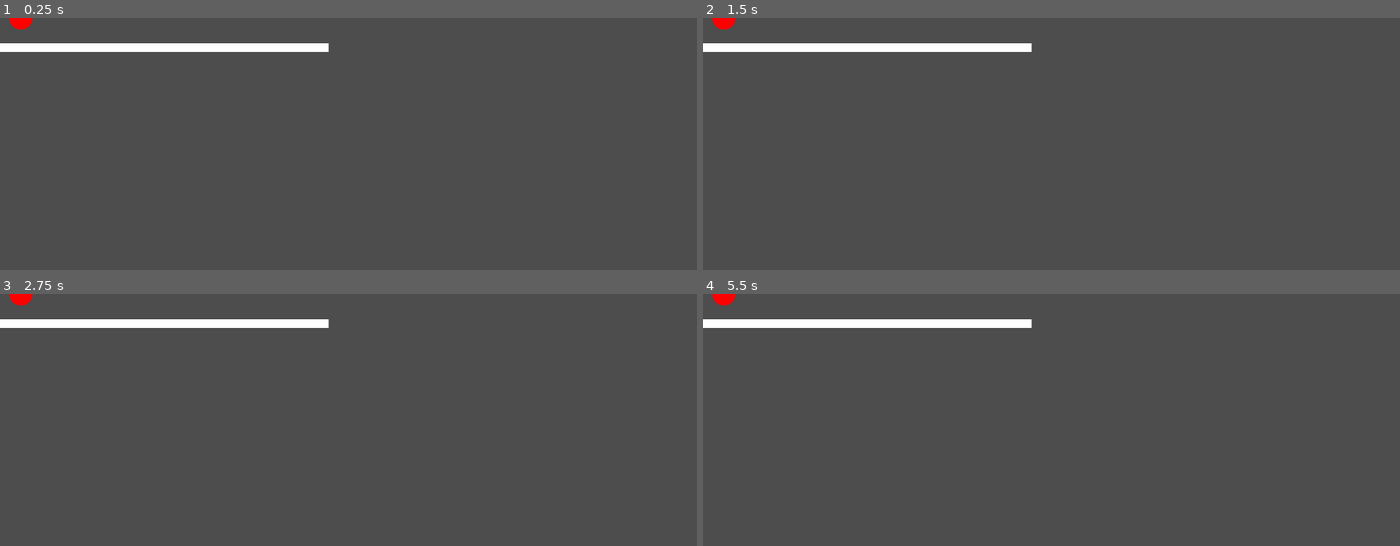
Above: before the commit, frames 1-4 (two rows, left to right).
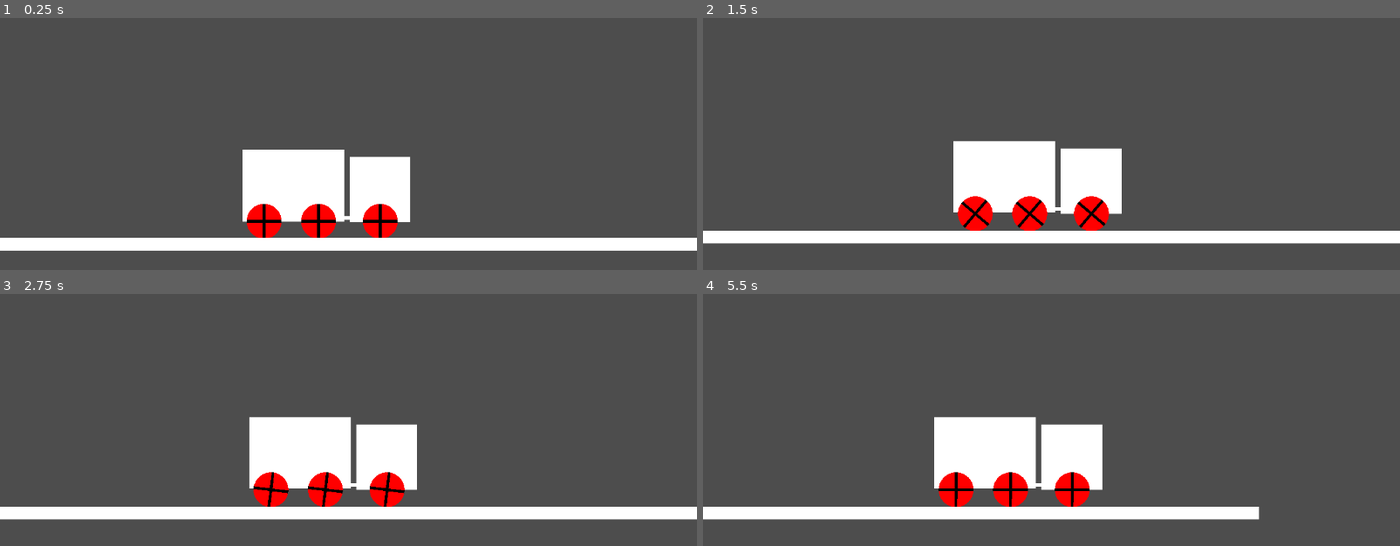
Above: after the commit, the same moments.

Repository: Addressmehari/truck-kun
Game: Godot game, scene res://main.tscn
Same seed, same stepped clock (60 frames per second), same inputs: the game is played once before the commit and once after it. The project has no main scene, so this scene is started directly.
Inputs:
- Up to frame 1 (0.25 s): no input
- Up to frame 2 (1.5 s): hold Right (ui_right) 0.53-1.28 s; hold Left (ui_left) from 1.28 s (still down)
- Up to frame 3 (2.75 s): release Left (ui_left) at 2.03 s; hold Right (ui_right) from 2.03 s (still down)
- Up to frame 4 (5.5 s): release Right (ui_right) at 3.53 s; hold Left (ui_left) from 3.53 s (still down)

The runs differ from the first frame. In frame 1, 14% of the frame differs, in the area x 0-100%, y 0-93%; in frame 2, 14%, in the area x 0-100%, y 0-90%; in frame 3, 14%; in frame 4, 13%.

Commit message:
Added Moving Truck

Diff:
--- /dev/null
+++ b/camera.gd
@@ -0,0 +1,16 @@
+extends Camera2D
+
+@export var target_path: NodePath
+var target: Node2D
+
+func _ready():
+	if target_path:
+		target = get_node(target_path) as Node2D
+	else:
+		# Search for the chassis automatically in the scene tree
+		target = get_node_or_null("../truck/chassis")
+
+func _physics_process(delta):
+	if is_instance_valid(target):
+		# Interpolate position smoothly to center the truck in the camera view
+		global_position = global_position.lerp(target.global_position, 10.0 * delta)
--- a/main.tscn
+++ b/main.tscn
@@ -1,20 +1,31 @@
-[gd_scene load_steps=3 format=3 uid="uid://bcg1yj1wjk1uu"]
+[gd_scene load_steps=5 format=3 uid="uid://bcg1yj1wjk1uu"]
 
-[ext_resource type="PackedScene" uid="uid://y4vbinwdj2t8" path="res://truck.tscn" id="3_truck"]
+[ext_resource type="PackedScene" uid="uid://y4vbinwdj2t8" path="res://truck.tscn" id="1_truck"]
+[ext_resource type="Script" path="res://camera.gd" id="2_camera_gd"]
+
+[sub_resource type="PhysicsMaterial" id="PhysicsMaterial_road"]
+friction = 1.0
 
 [sub_resource type="RectangleShape2D" id="RectangleShape2D_ig7tw"]
-size = Vector2(995, 17)
+size = Vector2(995, 14)
 
 [node name="main" type="Node2D"]
 
-[node name="truck" parent="." instance=ExtResource("3_truck")]
+[node name="truck" parent="." instance=ExtResource("1_truck")]
 
-[node name="Road" type="ColorRect" parent="."]
+[node name="Road" type="StaticBody2D" parent="."]
+physics_material_override = SubResource("PhysicsMaterial_road")
+
+[node name="ColorRect" type="ColorRect" parent="Road"]
 offset_left = -442.0
 offset_top = 42.0
 offset_right = 543.0
 offset_bottom = 56.0
 
 [node name="CollisionShape2D" type="CollisionShape2D" parent="Road"]
-position = Vector2(487.5, 7.5)
+position = Vector2(45.5, 49.0)
 shape = SubResource("RectangleShape2D_ig7tw")
+
+[node name="Camera2D" type="Camera2D" parent="."]
+zoom = Vector2(1.5, 1.5)
+script = ExtResource("2_camera_gd")
--- /dev/null
+++ b/truck.gd
@@ -0,0 +1,42 @@
+extends Node2D
+
+@export var torque_power := 12000.0
+@export var air_tilt_power := 6000.0
+@export var max_angular_velocity := 45.0
+
+@onready var chassis: RigidBody2D = $chassis
+@onready var tyre_1: RigidBody2D = $"tyre-1"
+@onready var tyre_2: RigidBody2D = $"tyre-2"
+@onready var tyre_3: RigidBody2D = $"tyre-3"
+
+func _physics_process(_delta):
+	# Calculate input from keyboard keys
+	var move_input = 0.0
+	if Input.is_key_pressed(KEY_A) or Input.is_action_pressed("ui_left"):
+		move_input -= 1.0
+	if Input.is_key_pressed(KEY_D) or Input.is_action_pressed("ui_right"):
+		move_input += 1.0
+
+	if move_input != 0:
+		# Apply torque to wheels to move the truck.
+		# A positive torque spins wheels clockwise (moving right).
+		# A negative torque spins wheels counter-clockwise (moving left).
+		tyre_1.apply_torque(move_input * torque_power)
+		tyre_2.apply_torque(move_input * torque_power)
+		tyre_3.apply_torque(move_input * torque_power)
+
+		# Apply opposite torque to chassis to simulate rotational acceleration reaction.
+		# This also gives the player rotational control while in mid-air.
+		chassis.apply_torque(-move_input * air_tilt_power)
+
+	# Synchronize wheel speeds (simulating a locked differential)
+	# This prevents any individual wheel from spinning out of control when it loses contact
+	var avg_vel = (tyre_1.angular_velocity + tyre_2.angular_velocity + tyre_3.angular_velocity) / 3.0
+	tyre_1.angular_velocity = avg_vel
+	tyre_2.angular_velocity = avg_vel
+	tyre_3.angular_velocity = avg_vel
+
+	# Cap the angular velocity of the wheels so they do not spin out of control
+	tyre_1.angular_velocity = clamp(tyre_1.angular_velocity, -max_angular_velocity, max_angular_velocity)
+	tyre_2.angular_velocity = clamp(tyre_2.angular_velocity, -max_angular_velocity, max_angular_velocity)
+	tyre_3.angular_velocity = clamp(tyre_3.angular_velocity, -max_angular_velocity, max_angular_velocity)
--- a/truck.tscn
+++ b/truck.tscn
@@ -1,34 +1,54 @@
-[gd_scene load_steps=2 format=3 uid="uid://y4vbinwdj2t8"]
+[gd_scene load_steps=3 format=3 uid="uid://y4vbinwdj2t8"]
 
-[ext_resource type="PackedScene" uid="uid://bo6otg6erdwgb" path="res://tyre.tscn" id="1_ysele"]
+[ext_resource type="Script" uid="uid://cbfysr7tnjtrc" path="res://truck.gd" id="1_truck_gd"]
+[ext_resource type="PackedScene" uid="uid://bo6otg6erdwgb" path="res://tyre.tscn" id="2_tyre_scene"]
 
 [node name="truck" type="Node2D"]
+script = ExtResource("1_truck_gd")
 
-[node name="container" type="ColorRect" parent="."]
+[node name="chassis" type="RigidBody2D" parent="."]
+mass = 5.0
+
+[node name="container" type="ColorRect" parent="chassis"]
 offset_left = -117.0
 offset_top = -80.0
 offset_right = -5.0
 offset_bottom = -1.0
 
-[node name="head" type="ColorRect" parent="."]
+[node name="head" type="ColorRect" parent="chassis"]
 offset_left = 1.0
 offset_top = -72.0
 offset_right = 68.0
 
-[node name="rim" type="ColorRect" parent="."]
+[node name="rim" type="ColorRect" parent="chassis"]
 offset_left = -117.0
 offset_top = -7.0
 offset_right = 68.0
 offset_bottom = -3.0
 
-[node name="tyre-1" parent="." instance=ExtResource("1_ysele")]
-position = Vector2(35.000004, 4.7683716e-07)
-color = Color(1, 0, 0, 1)
+[node name="CollisionPolygon2D" type="CollisionPolygon2D" parent="chassis"]
+polygon = PackedVector2Array(68, -3, -117, -3, -117, -80, -5, -80, 1, -72, 68, -72)
 
-[node name="tyre-2" parent="." instance=ExtResource("1_ysele")]
-position = Vector2(-32.99999, 2.842171e-14)
-color = Color(1, 0, 0, 1)
+[node name="tyre-1" parent="." instance=ExtResource("2_tyre_scene")]
+position = Vector2(35, 0)
 
-[node name="tyre-3" parent="." instance=ExtResource("1_ysele")]
-position = Vector2(-93.00001, 1)
-color = Color(1, 0, 0, 1)
+[node name="tyre-2" parent="." instance=ExtResource("2_tyre_scene")]
+position = Vector2(-33, 0)
+
+[node name="tyre-3" parent="." instance=ExtResource("2_tyre_scene")]
+position = Vector2(-93, 0)
+
+[node name="PinJoint2D1" type="PinJoint2D" parent="."]
+position = Vector2(35, 0)
+node_a = NodePath("../chassis")
+node_b = NodePath("../tyre-1")
+
+[node name="PinJoint2D2" type="PinJoint2D" parent="."]
+position = Vector2(-33, 0)
+node_a = NodePath("../chassis")
+node_b = NodePath("../tyre-2")
+
+[node name="PinJoint2D3" type="PinJoint2D" parent="."]
+position = Vector2(-93, 0)
+node_a = NodePath("../chassis")
+node_b = NodePath("../tyre-3")
--- a/tyre.gd
+++ b/tyre.gd
@@ -1,23 +1,38 @@
 @tool
-extends Polygon2D
+extends RigidBody2D
 
-@export var radius := 50:
+@export var radius := 19.25:
 	set(value):
 		radius = value
-		update_polygon()
+		queue_redraw()
+		update_collision_shape()
 
-@export var points_count := 32:
+@export var color := Color(1, 0, 0, 1):
 	set(value):
-		points_count = max(value, 3)
-		update_polygon()
+		color = value
+		queue_redraw()
 
 func _ready():
-	update_polygon()
+	var shape_node = get_node_or_null("CollisionShape2D")
+	if shape_node and shape_node.shape:
+		shape_node.shape = shape_node.shape.duplicate()
+	update_collision_shape()
 
-func update_polygon():
+func update_collision_shape():
+	var shape_node = get_node_or_null("CollisionShape2D")
+	if shape_node and shape_node.shape is CircleShape2D:
+		shape_node.shape.radius = radius
+
+func _draw():
+	# Draw the filled circle representing the tyre
 	var points = PackedVector2Array()
+	var points_count = 32
 	for i in points_count:
 		var angle = TAU * i / points_count
 		points.append(Vector2(cos(angle), sin(angle)) * radius)
-	polygon = points
-	color = Color.RED
+	draw_polygon(points, PackedColorArray([color]))
+
+	# Draw spokes to visualize the wheel rotating
+	var spoke_color = Color.WHITE if color == Color.BLACK or color.v < 0.4 else Color.BLACK
+	draw_line(Vector2(-radius, 0), Vector2(radius, 0), spoke_color, 3.0)
+	draw_line(Vector2(0, -radius), Vector2(0, radius), spoke_color, 3.0)
--- a/tyre.tscn
+++ b/tyre.tscn
@@ -1,14 +1,16 @@
-[gd_scene load_steps=3 format=3 uid="uid://bo6otg6erdwgb"]
+[gd_scene load_steps=4 format=3 uid="uid://bo6otg6erdwgb"]
 
 [ext_resource type="Script" uid="uid://b2xru1n46x52" path="res://tyre.gd" id="1_s25gb"]
 
+[sub_resource type="PhysicsMaterial" id="PhysicsMaterial_tyre"]
+friction = 1.5
+rough = true
+
 [sub_resource type="CircleShape2D" id="CircleShape2D_s25gb"]
-radius = 52.207146
+radius = 19.25
 
-[node name="tyre-1" type="Polygon2D"]
-scale = Vector2(0.385, 0.385)
-color = Color(0, 0, 0, 1)
-polygon = PackedVector2Array(50, 0, 49.03926, 9.754517, 46.193974, 19.13417, 41.57348, 27.778513, 35.35534, 35.35534, 27.778513, 41.57348, 19.13417, 46.193974, 9.754517, 49.03926, 3.0615159e-15, 50, -9.754517, 49.03926, -19.13417, 46.193974, -27.778513, 41.57348, -35.35534, 35.35534, -41.57348, 27.778513, -46.193974, 19.13417, -49.03926, 9.754517, -50, 6.1230318e-15, -49.03926, -9.754517, -46.193974, -19.13417, -41.57348, -27.778513, -35.35534, -35.35534, -27.778513, -41.57348, -19.13417, -46.193974, -9.754517, -49.03926, -9.184548e-15, -50, 9.754517, -49.03926, 19.13417, -46.193974, 27.778513, -41.57348, 35.35534, -35.35534, 41.57348, -27.778513, 46.193974, -19.13417, 49.03926, -9.754517)
+[node name="tyre" type="RigidBody2D"]
+physics_material_override = SubResource("PhysicsMaterial_tyre")
 script = ExtResource("1_s25gb")
 
 [node name="CollisionShape2D" type="CollisionShape2D" parent="."]
Not shown, added: camera.gd.uid
Not shown, added: truck.gd.uid
